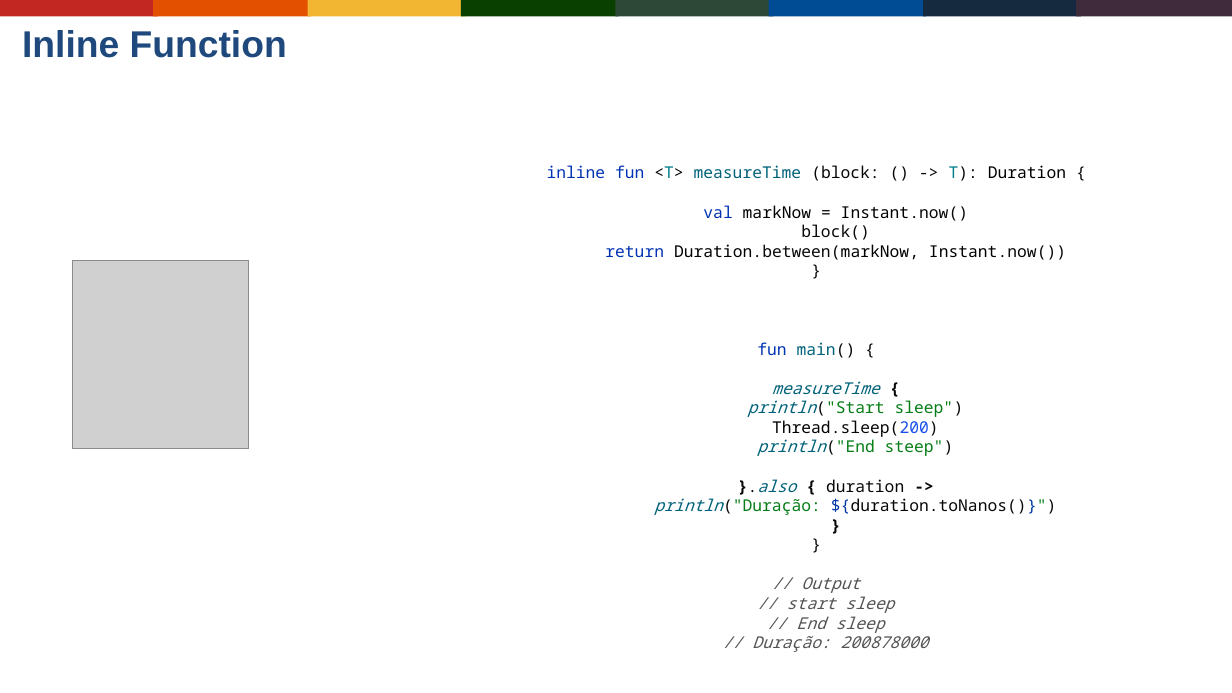
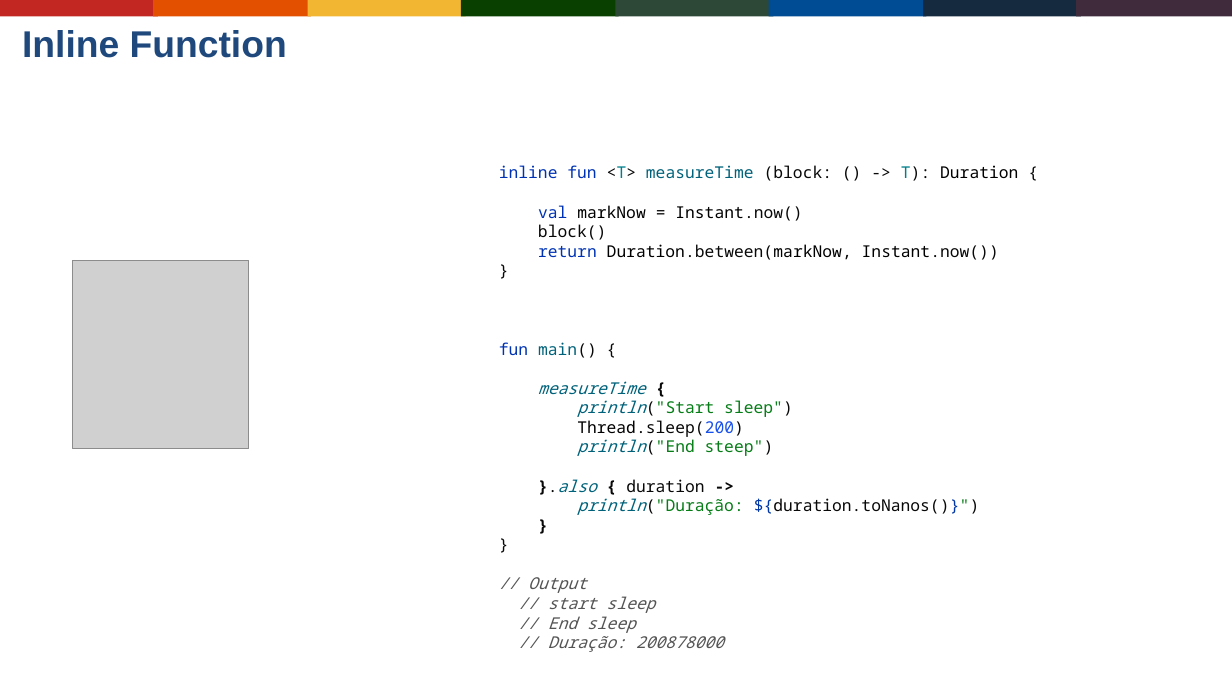
Before and after one commit to Gabrielgps25/meetup-kotlin-java-differences-features, a slide deck: slide 18 of buscando-interoperabilidade-entre-java-jvm-kotlin.odp. Drawn at 1232x693 pixels with LibreOffice and Linux fonts; fonts in the diff are those of the drawing; grey boxes stand for pictures; background and template pictures are left out. Boxes give left, top, right and bottom in pixels: in the first picture for what was removed or moved away, otherwise in the second. Text is boxed around its words. In the diff, an @@ line names an element or a change of style, - is before the commit and + after.

```diff
--- a/buscando-interoperabilidade-entre-java-jvm-kotlin.odp
+++ b/buscando-interoperabilidade-entre-java-jvm-kotlin.odp
@@ text "inline fun <T> measureTime (block: ..." at (499,165,1018,652): alignment centre to left @@
```
Also in this commit, not shown: 9 other slides changed, 1 other file.
